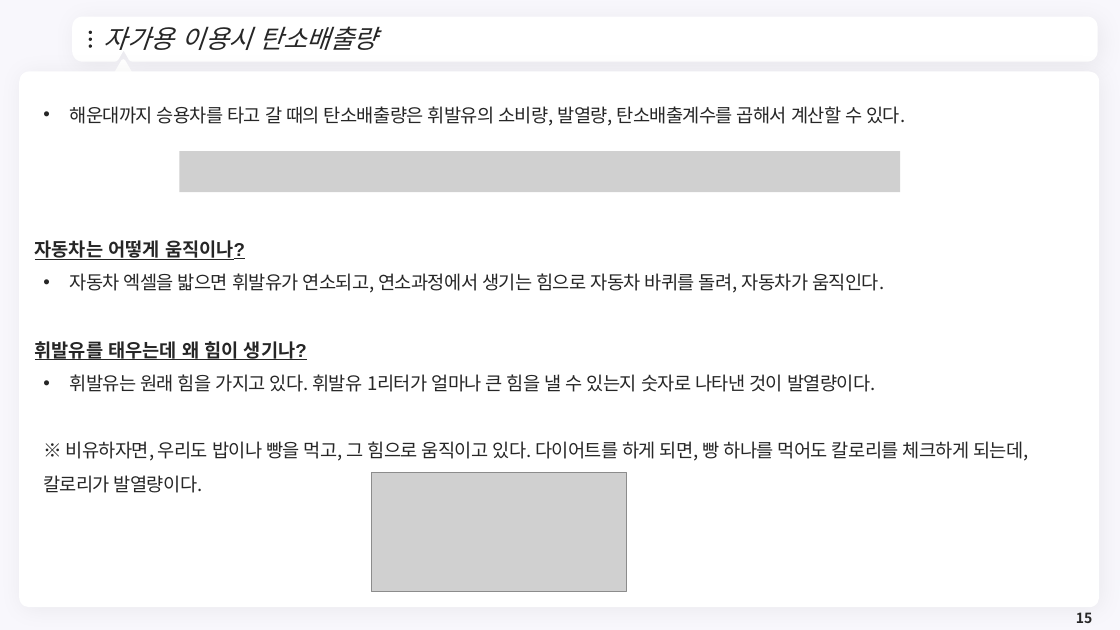
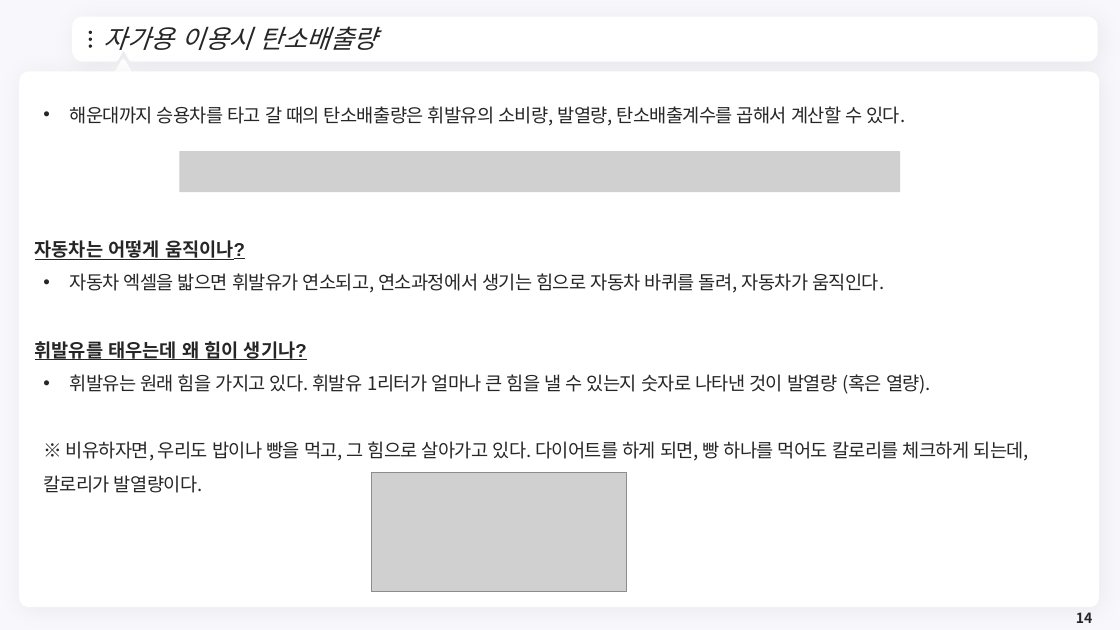
Before and after one commit to meandthey/Teaching, a slide deck: slide 14 of 생활속의 경제/01_Lectures/생활속의 경제_(에너지경제).pptx (slide 15 before the commit). Drawn at 1120x630 pixels with LibreOffice and Linux fonts; fonts in the diff are those of the drawing; grey boxes stand for pictures; background and template pictures are left out. Boxes give left, top, right and bottom in pixels: in the first picture for what was removed or moved away, otherwise in the second. Text is boxed around its words. In the diff, an @@ line names an element or a change of style, - is before the commit and + after.

```diff
--- a/생활속의 경제/01_Lectures/생활속의 경제_(에너지경제).pptx
+++ b/생활속의 경제/01_Lectures/생활속의 경제_(에너지경제).pptx
@@ text at (43, 374, 1029, 493): text changed @@
-• 휘발유는 원래 힘을 가지고 있다. 휘발유 1리터가 얼마나 큰 힘을 낼 수 있는지 숫자로 나타낸 것이 발열량이다.
-※ 비유하자면, 우리도 밥이나 빵을 먹고, 그 힘으로 움직이고 있다. 다이어트를 하게 되면, 빵 하나를 먹어도 칼로리를 체크하게 되는데, 칼로리가 발열량이다.
+• 휘발유는 원래 힘을 가지고 있다. 휘발유 1리터가 얼마나 큰 힘을 낼 수 있는지 숫자로 나타낸 것이 발열량 (혹은 열량).
+※ 비유하자면, 우리도 밥이나 빵을 먹고, 그 힘으로 살아가고 있다. 다이어트를 하게 되면, 빵 하나를 먹어도 칼로리를 체크하게 되는데, 칼로리가 발열량이다.
@@ page number at (1076, 612, 1092, 623): text changed @@
-15
+14
```
Also in this commit, not shown: 11 other slides changed, 11 slides added, 5 slides removed, 1 other file.
